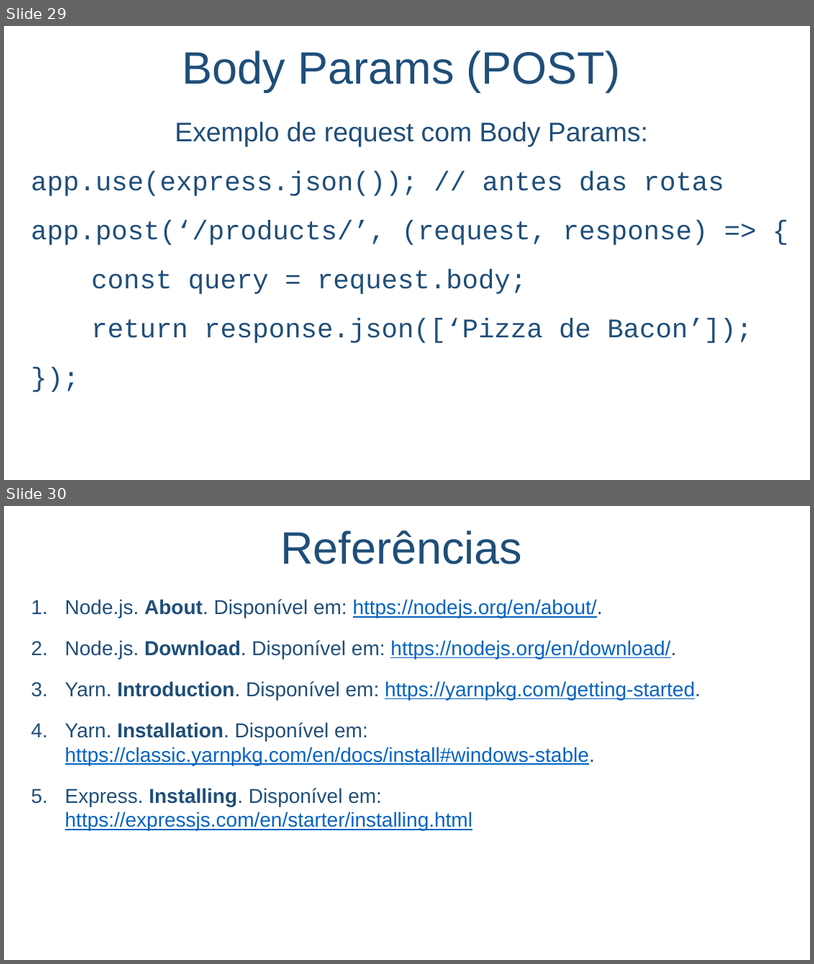
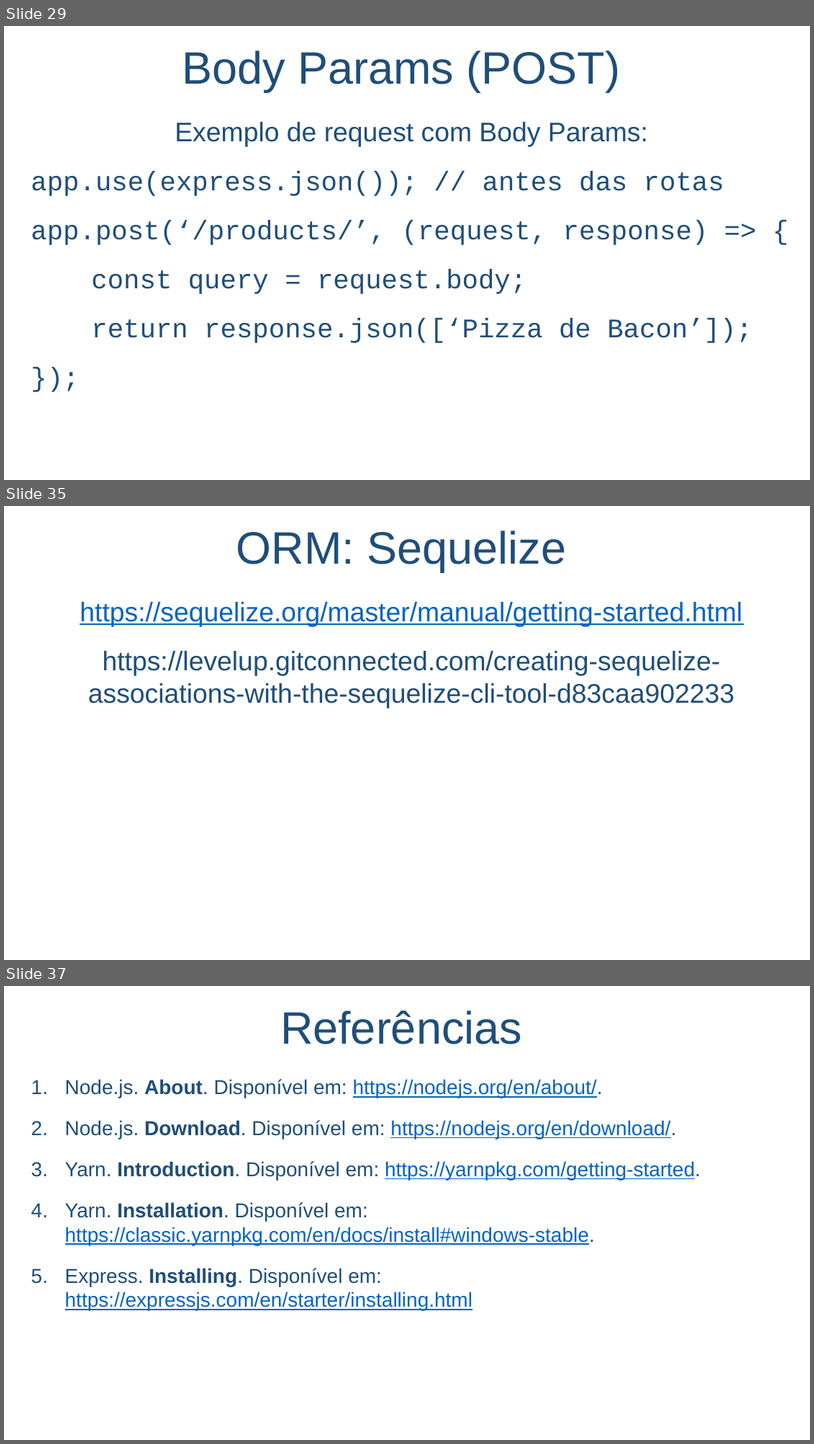
Before and after one commit to salmo-jr/public-slides, a slide deck: node-js.pptx. Shown one above the other, each under a label of ours: slides 29 and 30 before the commit, slides 29, 35 and 37 after it; the slides between them are not shown. The pictures are 814x964 and 814x1444 pixels, drawn with LibreOffice and Linux fonts; fonts in the diff are those of the drawing; background and template pictures are left out. Boxes give left, top, right and bottom in pixels: in the first picture for what was removed or moved away, otherwise in the second. Text is boxed around its words. In the diff, an @@ line names an element or a change of style, - is before the commit and + after.

```diff
--- a/node-js.pptx
+++ b/node-js.pptx
@@ slide 35 added at [4,506,810,960], background picture (left out) @@
@@ text added at [237,530,567,572], 54 pt, text #1F4E79 @@
+ORM: Sequelize
@@ text added at [80,602,743,708], 32 pt, text #1F4E79 @@
+https://sequelize.org/master/manual/getting-started.html
+https://levelup.gitconnected.com/creating-sequelize-associations-with-the-sequelize-cli-tool-d83caa902233
@@ what was slide 30 is now slide 37 @@
```
Also in this commit, not shown: 1 slide changed, 6 other slides added.
